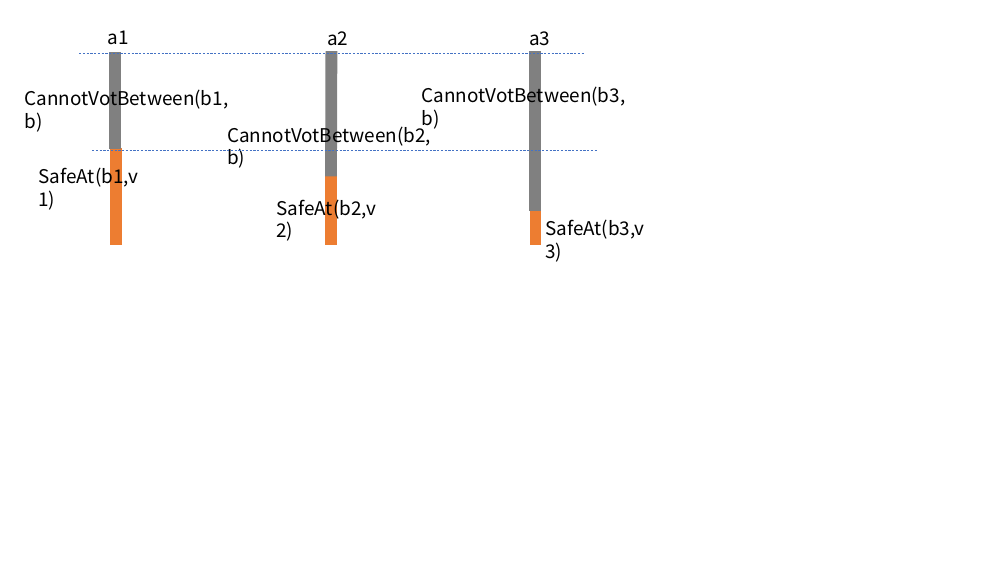
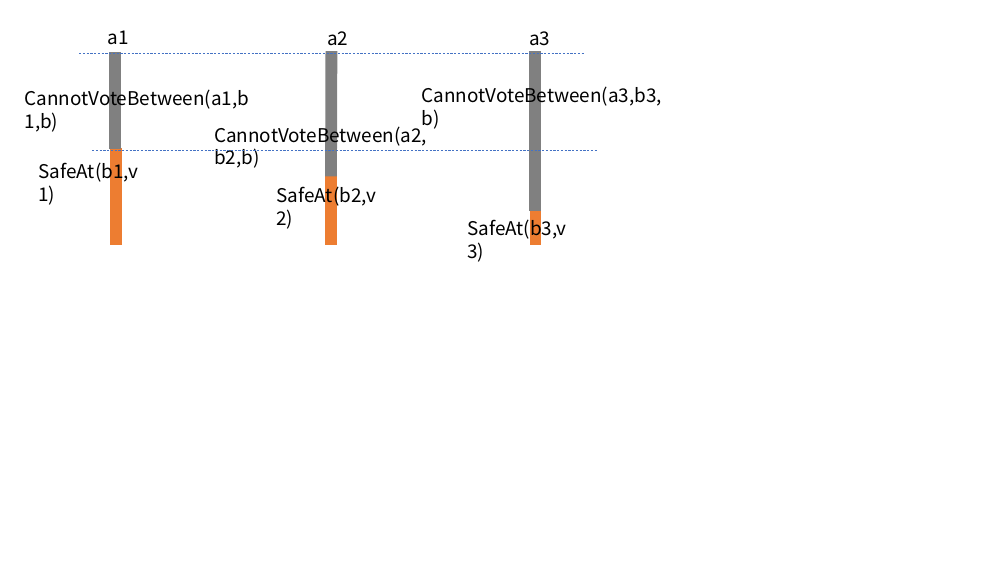
Before and after one commit to db-storage/tla_articles, a slide deck: slide 1 of drawings.pptx. Drawn at 1008x567 pixels with LibreOffice and Linux fonts; fonts in the diff are those of the drawing. Boxes give left, top, right and bottom in pixels: in the first picture for what was removed or moved away, otherwise in the second. Text is boxed around its words. In the diff, an @@ line names an element or a change of style, - is before the commit and + after.

```diff
--- a/drawings.pptx
+++ b/drawings.pptx
@@ text at (25, 86, 250, 111): text changed @@
-CannotVotBetween(b1,b)
+CannotVoteBetween(a1,b1,b)
@@ text at (422, 83, 662, 129): text changed @@
-CannotVotBetween(b3,b)
+CannotVoteBetween(a3,b3,b)
@@ text at (214, 122, 427, 168): text changed @@
-CannotVotBetween(b2,b)
+CannotVoteBetween(a2, b2,b)
@@ text "SafeAt(b1,v1)": place and size @@
-text "SafeAt(b1,v1)" at (38, 164, 137, 189)
+text "SafeAt(b1,v1)" at (38, 158, 137, 183)
@@ text "SafeAt(b2,v2)": place and size @@
-text "SafeAt(b2,v2)" at (276, 195, 375, 220)
+text "SafeAt(b2,v2)" at (276, 183, 375, 208)
@@ text "SafeAt(b3,v3)" rewrapped from (545, 219, 644, 239) to (467, 215, 566, 240) @@
```
Also in this commit, not shown: 1 slide added, 1 slide removed, 2 other files.
